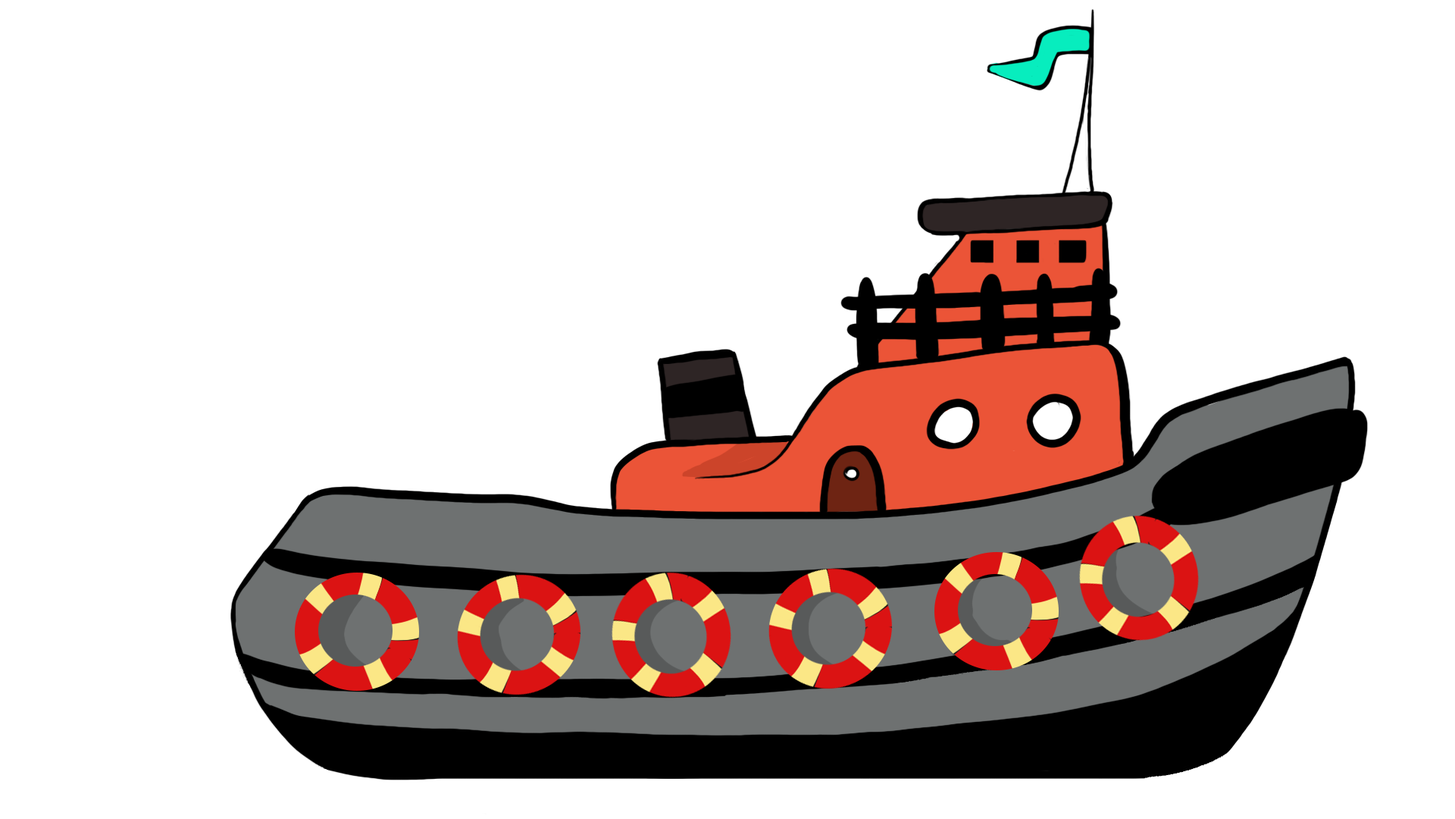
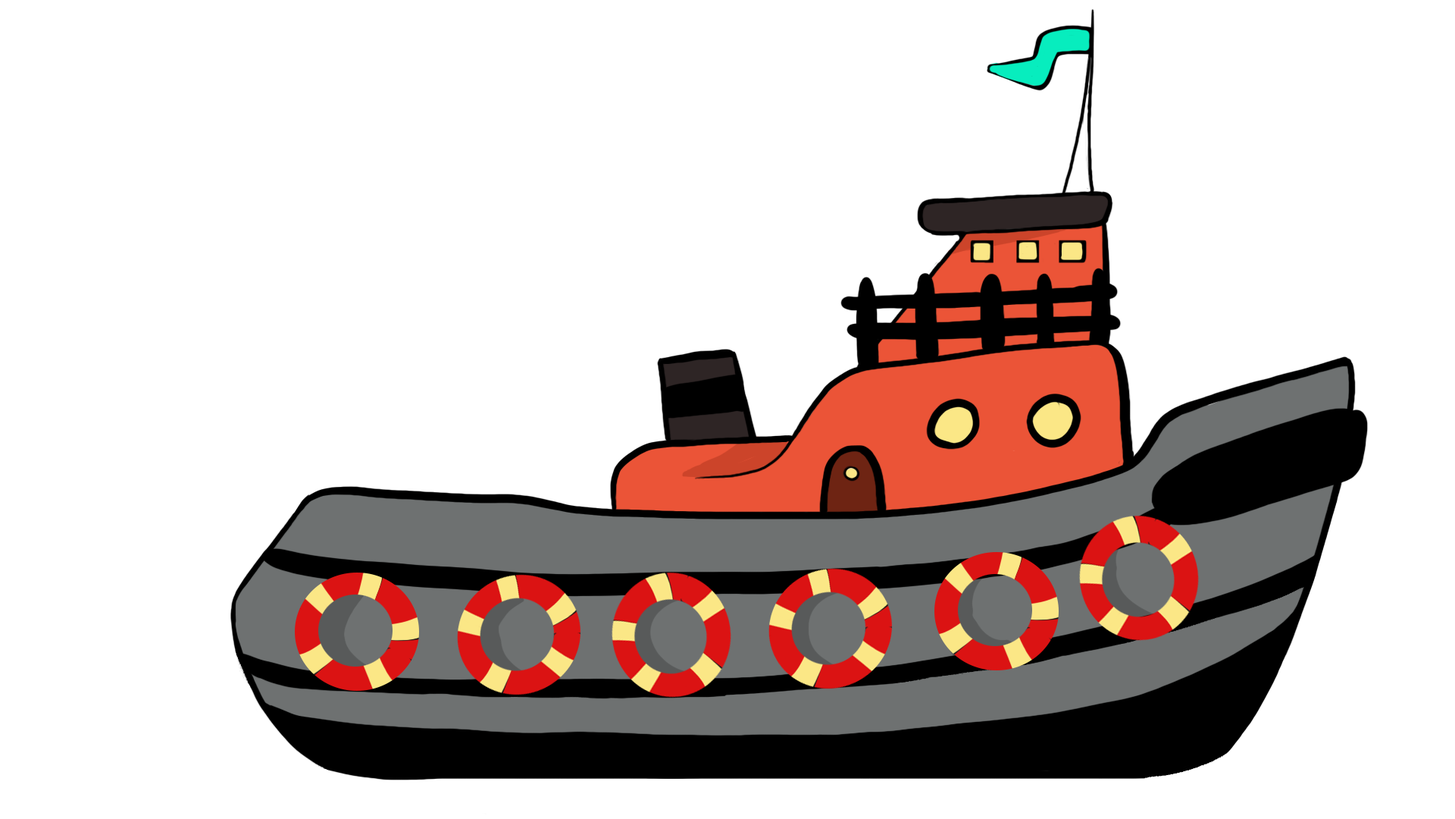
Two versions of the same layered image (1455x819). Layer-by-layer changes:
painted on "linework" over [844, 241, 1084, 480]
painted on "colors" over [836, 228, 1078, 513]
